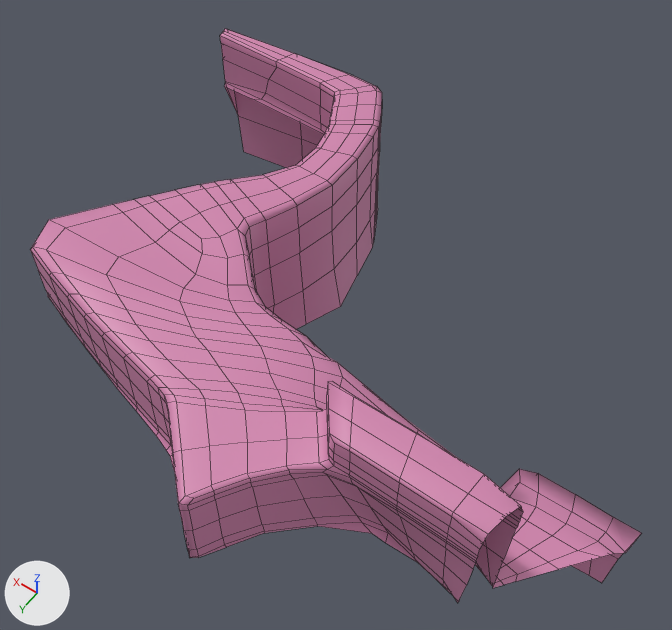
The FBX model Assets/Terrain/terrain_W3A2.fbx, before and after one commit.
Both versions are drawn from a 50 mm lens placed at (184.0, -741.0, 551.0), pointed at (397.0, -1038.0, 84.0). Arrows for +X, +Y and +Z are at lower left; the lights stay in place. Mesh edges are drawn as thin lines. Where no turn or scale is listed for an object, it has been applied to the vertices.

Names of what the first picture shows: 'W3A2_mesh'.
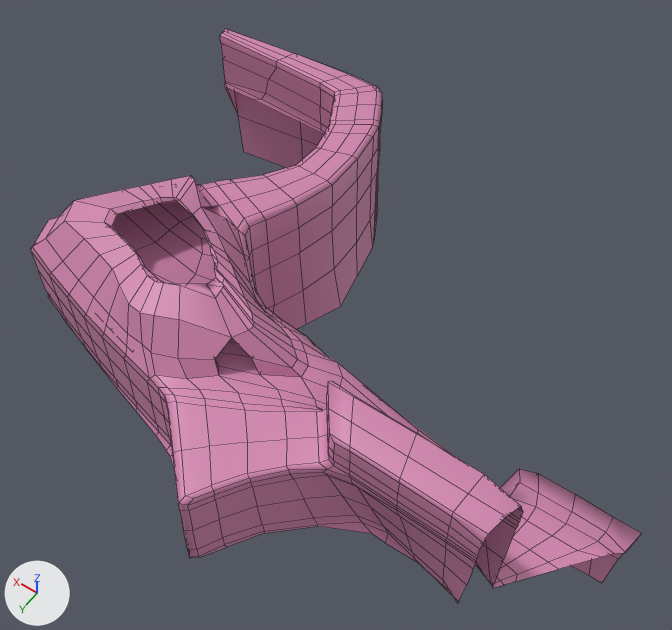
Where the change shows, as pixel boxes [x1, y1, x2, y2] in the pictures (672 x 630 px):
part 1 of me_mesh, built on: before [32, 185, 342, 404]; after [32, 176, 342, 404]

What the commit changed:
me_mesh is used by ob_w3a2_mesh; location (697.1, -884.6, 35.8).
me_mesh had 638 vertices, 588 faces and spanned x -521.0..-89.0, y -322.0..21.0, z -38.0..124.0.
me_mesh now has 786 vertices, 742 faces and spans x -521.0..-89.0, y -322.0..21.0, z -38.0..128.0.
Part 1, on me_mesh:
24 faces are deleted.
5 vertices move from x -338.0..-302.0, y -94.0..-53.0, z 89.0..95.0 to x -329.0..-294.0, y -94.0..-53.0, z 89.0..95.0.
148 vertices are added at x -323.0..-141.0, y -156.0..-39.0, z 90.0..128.0.
178 new faces join them.
